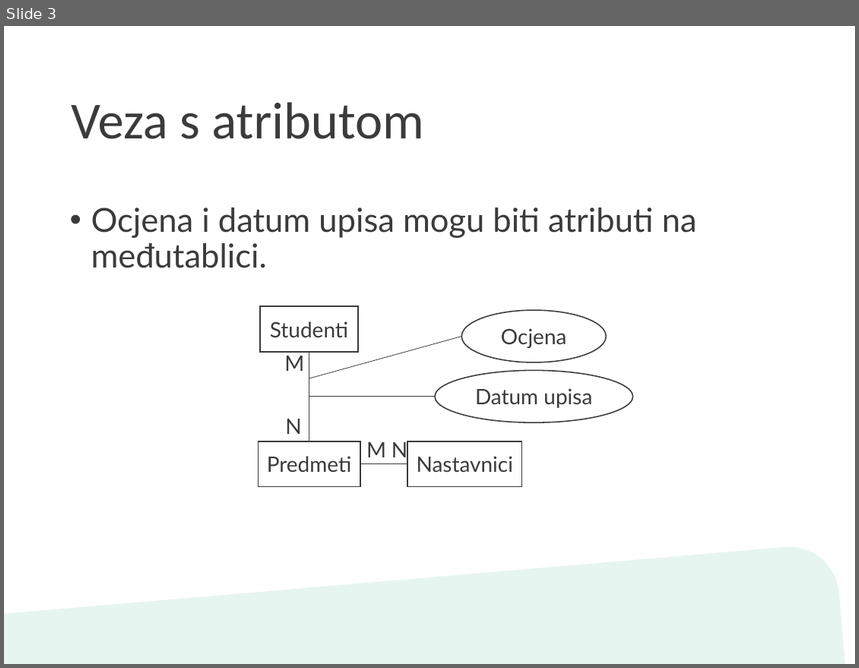
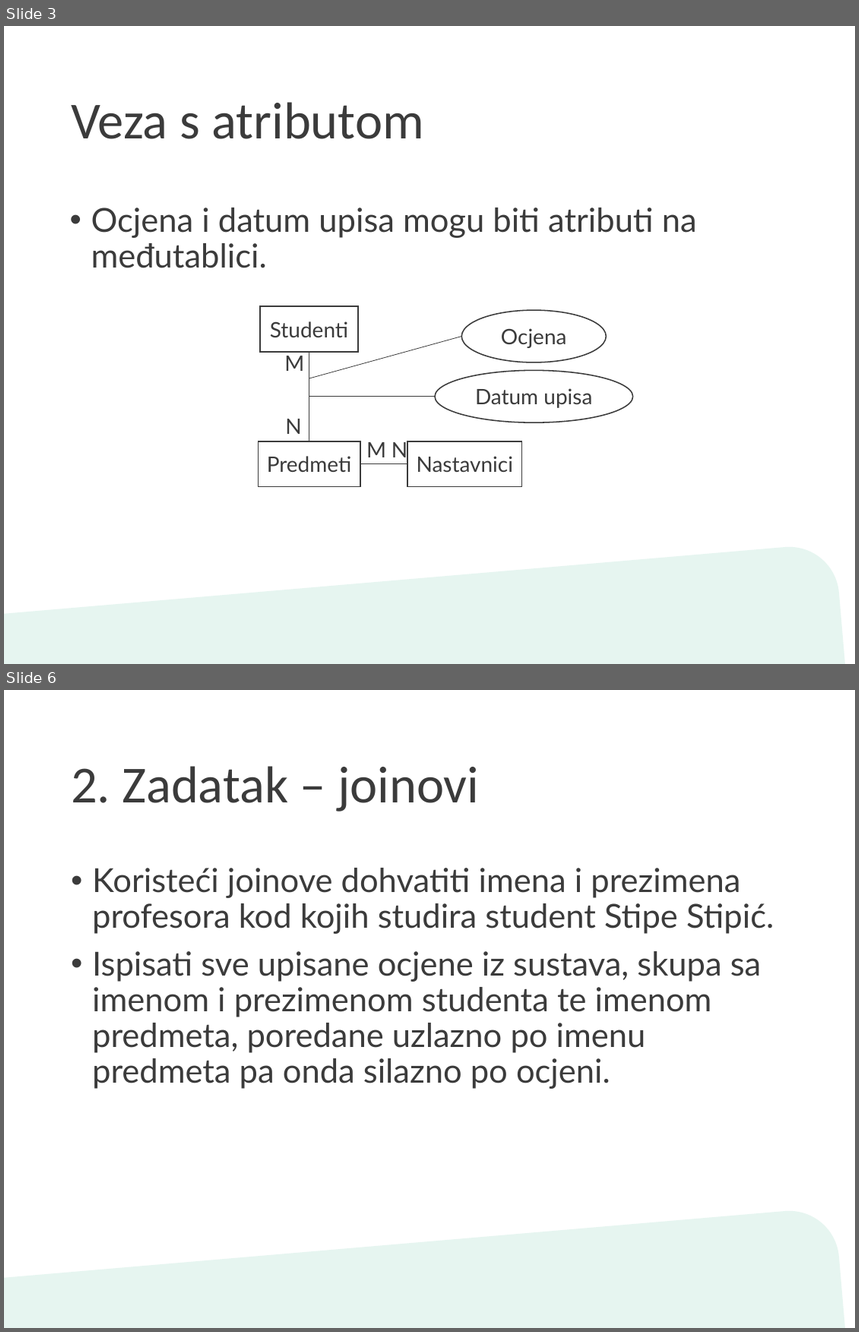
Before and after one commit to kcondic/DUMPInternship2020Sql2, a slide deck: Napredni SQL upiti.pptx. Shown one above the other, each under a label of ours: slide 3 before the commit, slides 3 and 6 after it; the slides between them are not shown. The pictures are 859x668 and 859x1332 pixels, drawn with LibreOffice and Linux fonts; fonts in the diff are those of the drawing; background and template pictures are left out. Boxes give left, top, right and bottom in pixels: in the first picture for what was removed or moved away, otherwise in the second. Text is boxed around its words. In the diff, an @@ line names an element or a change of style, - is before the commit and + after.

```diff
--- a/Napredni SQL upiti.pptx
+++ b/Napredni SQL upiti.pptx
@@ slide 6 added at (4, 690, 855, 1328), background #FFFFFF; not listed: 1 template element that a slide beside it also shows @@
@@ title added at (71, 766, 479, 812), 44 pt, text #3B3B3B @@
+2. Zadatak – joinovi
@@ text added at (92, 868, 774, 1089), 28 pt, text #3B3B3B @@
+• Koristeći joinove dohvatiti imena i prezimena profesora kod kojih studira student Stipe Stipić.
+• Ispisati sve upisane ocjene iz sustava, skupa sa imenom i prezimenom studenta te imenom predmeta, poredane uzlazno po imenu predmeta pa onda silazno po ocjeni.
```
Also in this commit, not shown: 2 other slides added, 1 other file.
